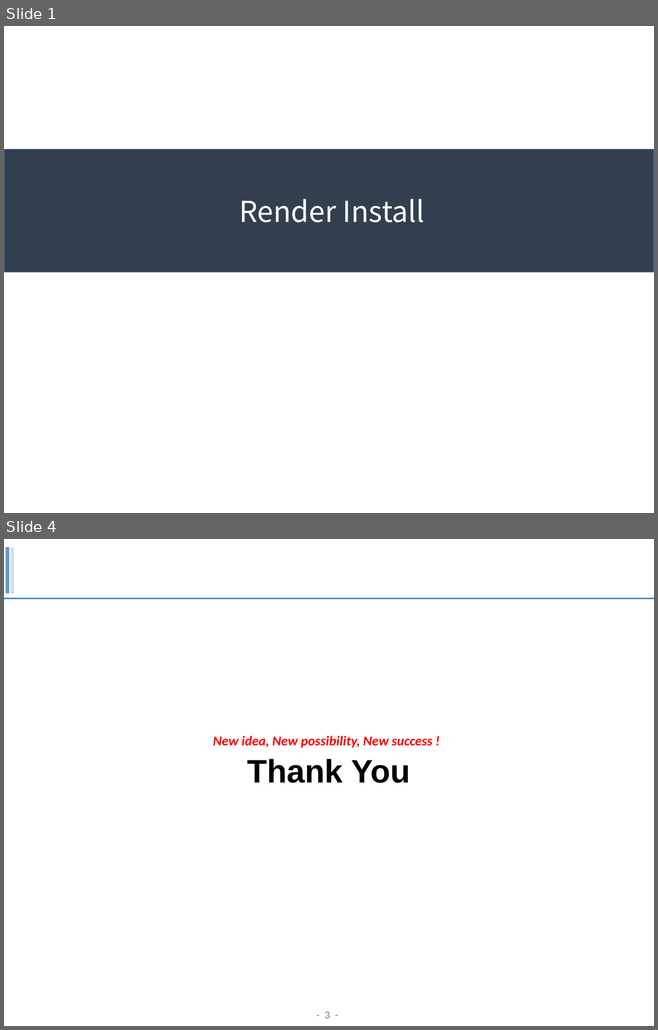
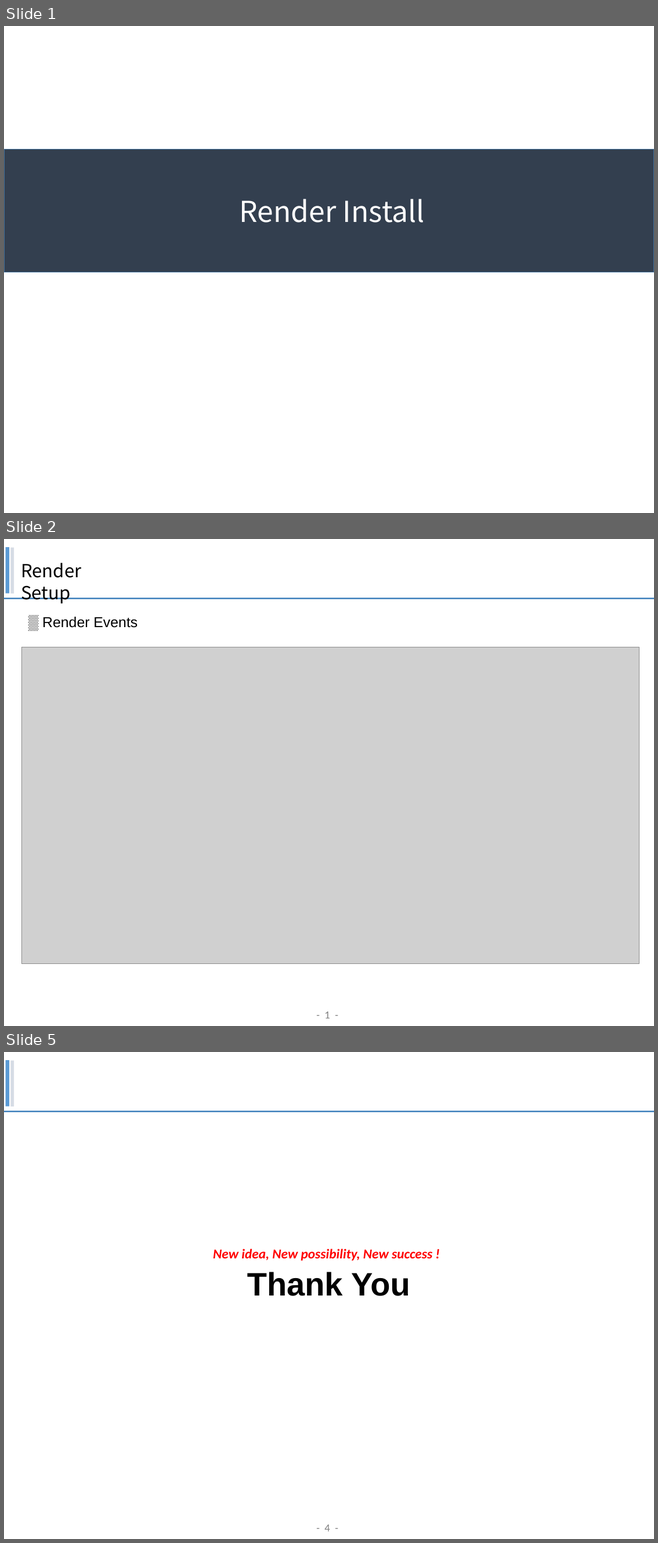
Before and after one commit to taekmu/medals, a slide deck: contents/Render.pptx. Shown one above the other, each under a label of ours: slides 1 and 4 before the commit, slides 1, 2 and 5 after it; the slides between them are not shown. The pictures are 658x1030 and 658x1543 pixels, drawn with LibreOffice and Linux fonts; fonts in the diff are those of the drawing; grey boxes stand for pictures; background and template pictures are left out. Boxes give left, top, right and bottom in pixels: in the first picture for what was removed or moved away, otherwise in the second. Text is boxed around its words. In the diff, an @@ line names an element or a change of style, - is before the commit and + after.

```diff
--- a/contents/Render.pptx
+++ b/contents/Render.pptx
@@ slide 2 added at <box>4,539,654,1026</box>, background #FFFFFF; not listed: 4 template elements that a slide beside it also shows @@
@@ text added at <box>21,563,81,603</box>, 20 pt, text #000000 @@
+Render Setup
@@ text added at <box>42,617,137,628</box>, 16 pt, text #000000 @@
+▒ Render Events
@@ picture added at <box>21,647,639,963</box> @@
@@ what was slide 4 is now slide 5 @@
@@ page number at <box>324,1525,329,1532</box>: text changed @@
-- 3 -
+- 4 -
```
Also in this commit, not shown: 2 other slides added, 2 slides removed, 3 other files.
